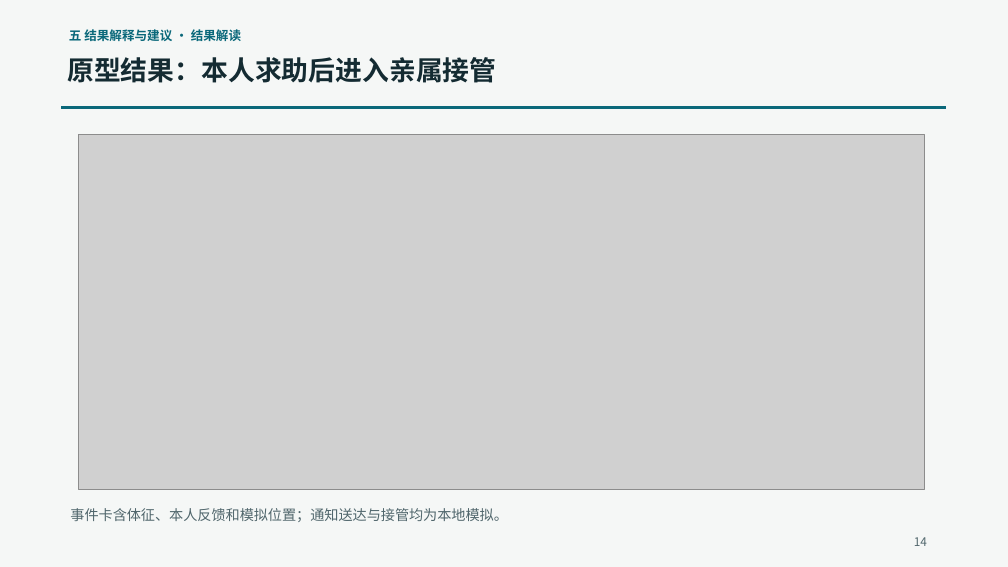
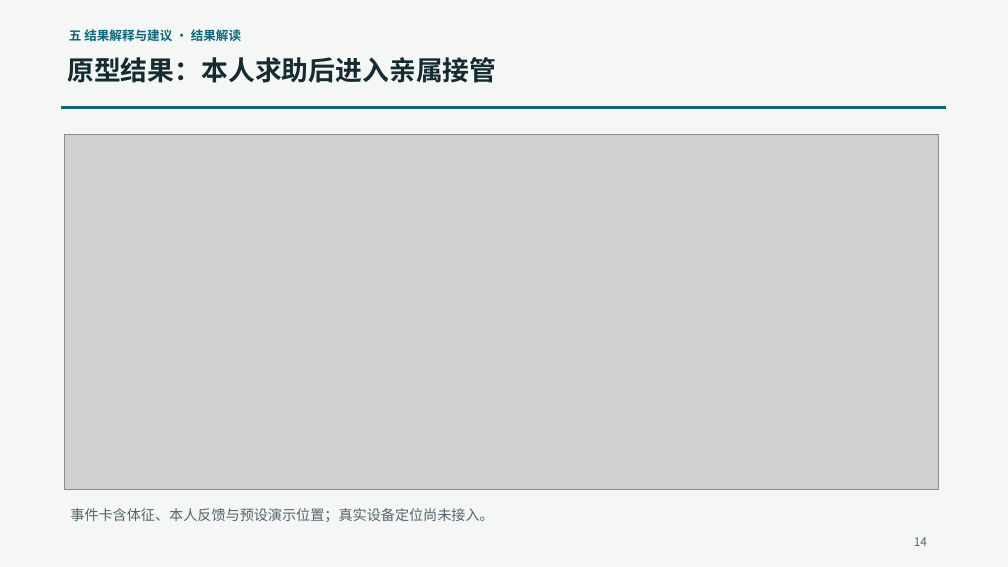
Before and after one commit to liee4/anmai-agent, a slide deck: slide 14 of presentation/output/【医疗-南京邮电大学-宋奕霖-安脉Agent】.pptx. Drawn at 1008x567 pixels with LibreOffice and Linux fonts; fonts in the diff are those of the drawing; grey boxes stand for pictures. Boxes give left, top, right and bottom in pixels: in the first picture for what was removed or moved away, otherwise in the second. Text is boxed around its words. In the diff, an @@ line names an element or a change of style, - is before the commit and + after.

```diff
--- a/presentation/output/【医疗-南京邮电大学-宋奕霖-安脉Agent】.pptx
+++ b/presentation/output/【医疗-南京邮电大学-宋奕霖-安脉Agent】.pptx
@@ picture: place and size @@
-picture at [79,135,925,489]
+picture at [64,135,938,489]
@@ text at [70,508,493,522]: text changed @@
-事件卡含体征、本人反馈和模拟位置；通知送达与接管均为本地模拟。
+事件卡含体征、本人反馈与预设演示位置；真实设备定位尚未接入。
```
Also in this commit, not shown: 7 other slides changed, 7 other files.
